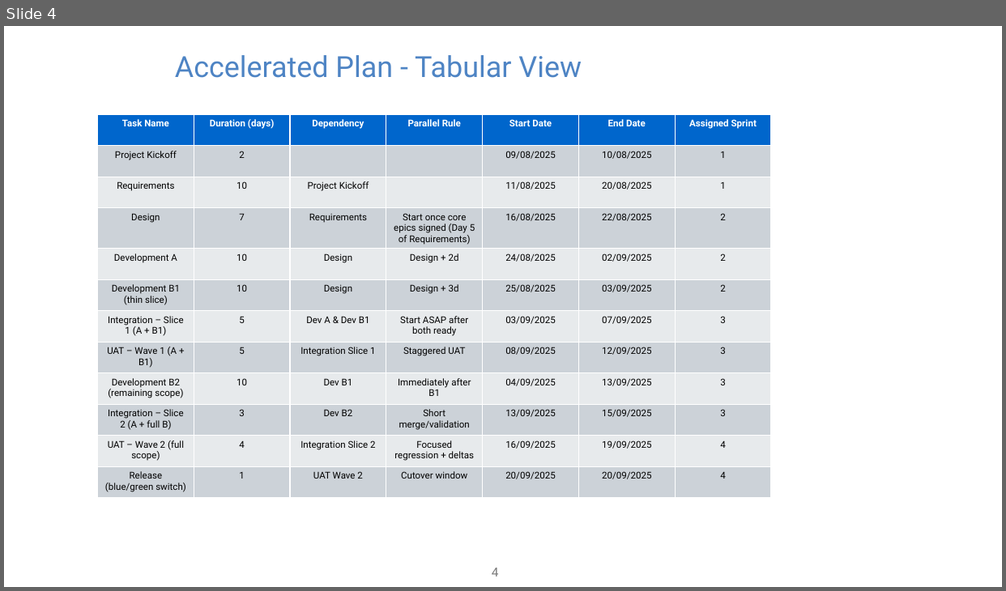
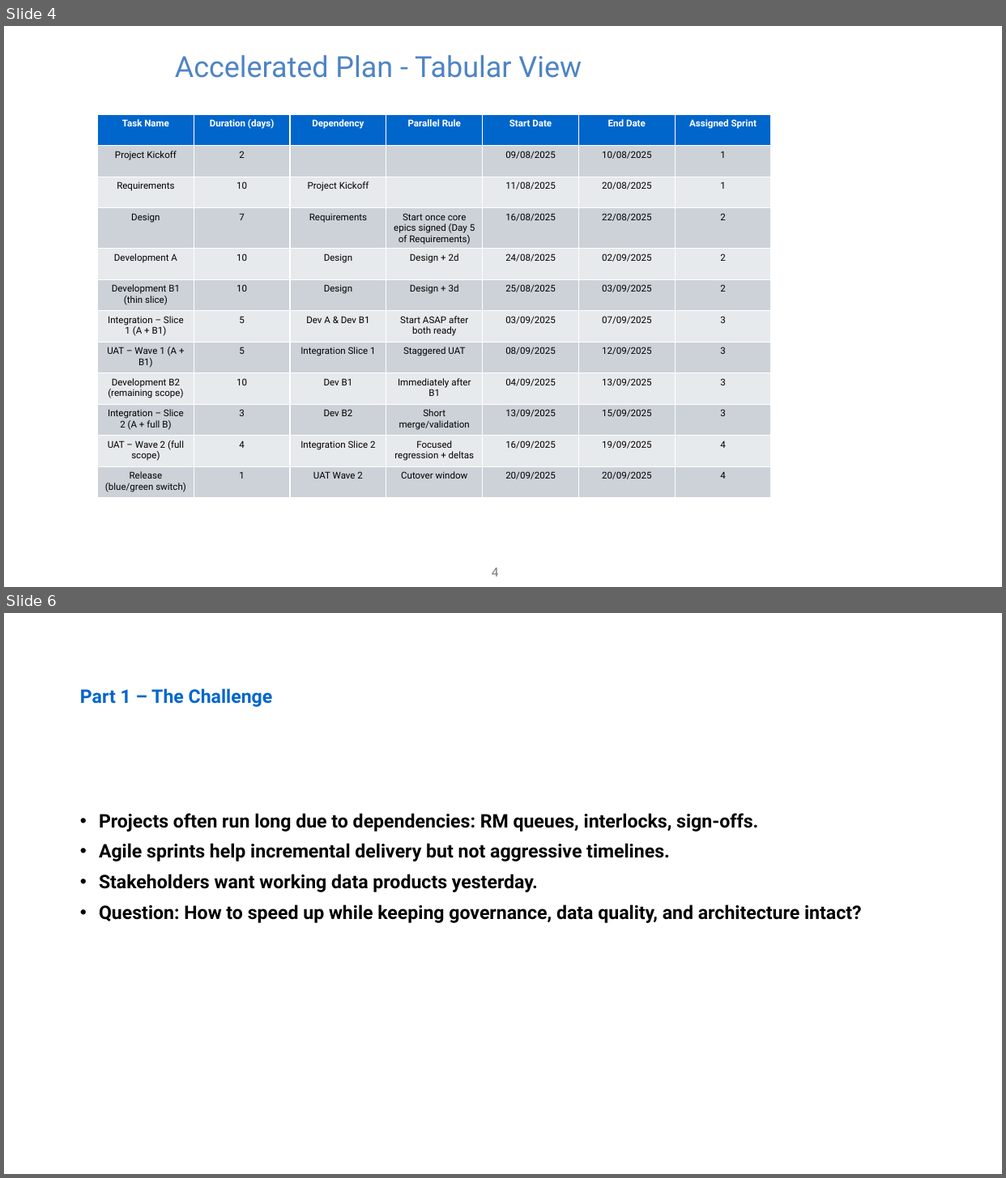
Before and after one commit to bishwanathsen11011987-cell/pace-of-delivery-data-engineering, a slide deck: Pace of Delivery.pptx. Shown one above the other, each under a label of ours: slide 4 before the commit, slides 4 and 6 after it; the slides between them are not shown. The pictures are 1006x591 and 1006x1178 pixels, drawn with LibreOffice and Linux fonts; fonts in the diff are those of the drawing. Boxes give left, top, right and bottom in pixels: in the first picture for what was removed or moved away, otherwise in the second. Text is boxed around its words. In the diff, an @@ line names an element or a change of style, - is before the commit and + after.

Commit message:
v2 pptx uploaded

```diff
--- a/Pace of Delivery.pptx
+++ b/Pace of Delivery.pptx
@@ slide 6 added at (4, 613, 1002, 1174), background #FFFFFF @@
@@ title added at (80, 688, 273, 707), 18 pt, text #0066CC, bold @@
+Part 1 – The Challenge
@@ text added at (99, 813, 862, 923), 18 pt, text #000000, bold @@
+• Projects often run long due to dependencies: RM queues, interlocks, sign-offs.
+• Agile sprints help incremental delivery but not aggressive timelines.
+• Stakeholders want working data products yesterday.
+• Question: How to speed up while keeping governance, data quality, and architecture intact?
```
Also in this commit, not shown: 7 other slides added.
